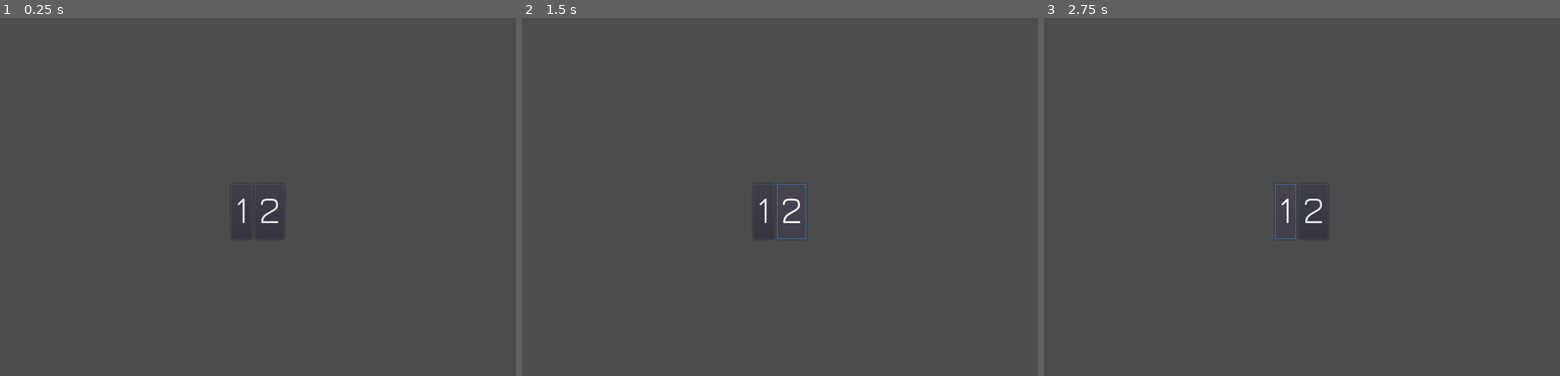
Above: before the commit, frames 1-3 (left to right).
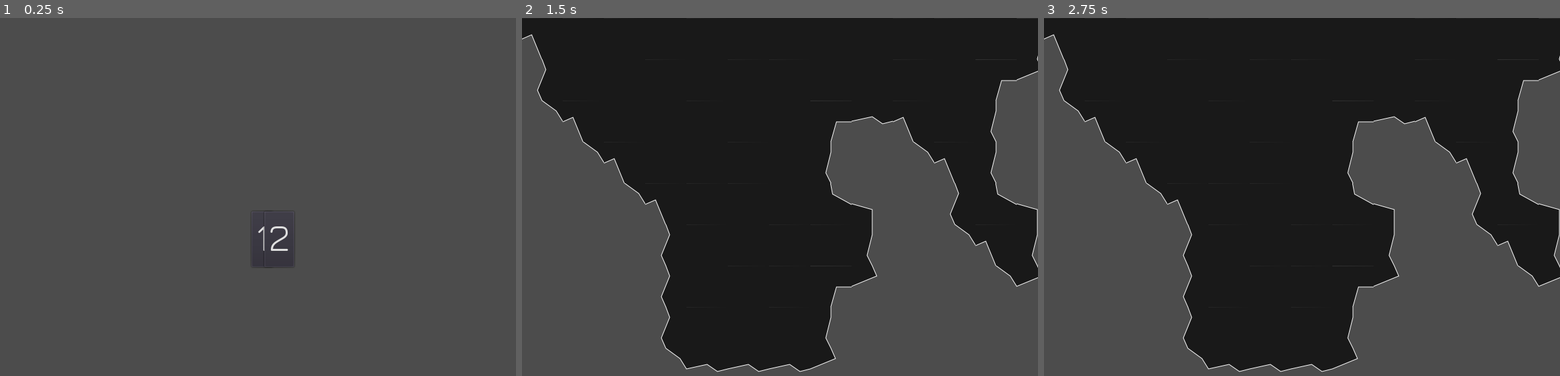
Above: after the commit, the same moments.

Repository: paulmasri/godot-experiments
Game: Godot game, scene res://fonts/Main.tscn
Same seed, same stepped clock (60 frames per second), same inputs: the game is played once before the commit and once after it.
Inputs (mouse positions are in pixels of both pictures, inside the frame that each line leads up to):
- Up to frame 1 (0.25 s): no input
- Up to frame 2 (1.5 s): click "1" at 0.5 s; click (790, 211) at 1.25 s, where only the run before the commit has a clickable "2"
- Up to frame 3 (2.75 s): click (1286, 211) at 2 s, where only the run before the commit has a clickable "1"

The runs differ from the first frame. In frame 1, 0.3% of the frame differs, in the area x 45-57%, y 50-70%; in frame 2, 59%, in the area x 0-100%, y 0-99%; in frame 3, 59%.

Commit message:
Hub: replace buttons with LevelSelectButtons

Diff:
--- a/switch-between-levels-and-hub/Hub.tscn
+++ b/switch-between-levels-and-hub/Hub.tscn
@@ -1,8 +1,8 @@
 [gd_scene load_steps=2 format=2]
 
-[ext_resource path="res://fonts/Jura.tres" type="DynamicFont" id=1]
+[ext_resource path="res://LevelSelectButton.tscn" type="PackedScene" id=1]
 
-[node name="Node2D" type="Node2D"]
+[node name="Hub" type="Node2D"]
 
 [node name="CanvasLayer" type="CanvasLayer" parent="."]
 
@@ -11,20 +11,21 @@
 anchor_bottom = 1.0
 
 [node name="HBoxContainer" type="HBoxContainer" parent="CanvasLayer/CenterContainer"]
-margin_left = 358.0
-margin_top = 257.0
-margin_right = 441.0
-margin_bottom = 343.0
+margin_left = 390.0
+margin_top = 300.0
+margin_right = 410.0
+margin_bottom = 300.0
+custom_constants/separation = 20
 
-[node name="Button" type="Button" parent="CanvasLayer/CenterContainer/HBoxContainer"]
-margin_right = 33.0
-margin_bottom = 86.0
-custom_fonts/font = ExtResource( 1 )
-text = "1"
+[node name="LevelSelectButton1" parent="CanvasLayer/CenterContainer/HBoxContainer" instance=ExtResource( 1 )]
+margin_right = 0.0
+margin_bottom = 0.0
+level = 1
+level_scene = "res://levels/LevelA.tscn"
 
-[node name="Button2" type="Button" parent="CanvasLayer/CenterContainer/HBoxContainer"]
-margin_left = 37.0
-margin_right = 83.0
-margin_bottom = 86.0
-custom_fonts/font = ExtResource( 1 )
-text = "2"
+[node name="LevelSelectButton2" parent="CanvasLayer/CenterContainer/HBoxContainer" instance=ExtResource( 1 )]
+margin_left = 20.0
+margin_right = 20.0
+margin_bottom = 0.0
+level = 2
+level_scene = "res://levels/LevelB.tscn"
